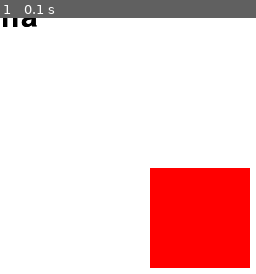
Above: before the commit, frame 1.
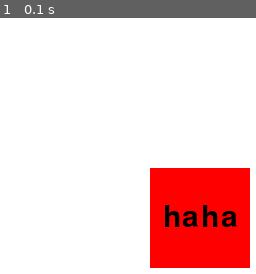
Above: after the commit, the same moment.

Repository: migouche/DojoGame
Game: pygame game, started from my-tests/buttons.py
The game is run twice, just before and just after one commit, with the same random seed, the same clock (stepped at 60 frames per second) and the same inputs.
Inputs:
- Up to frame 1 (0.1 s): no input

The runs differ from the first frame. In frame 1, 1.5% of the frame differs, in the area x 1-93%, y 0-82%.

Commit message:
removed quaternions annd changed some things here and there

Diff:
--- a/dojogame/dojoinputs/ui.py
+++ b/dojogame/dojoinputs/ui.py
@@ -12,7 +12,6 @@
 
         self.background.transform.set_parent(self.transform)
         self.background.transform.set_position(Vector2.zero())
-        self.background.transform.local_position = Vector2.zero()
 
         if self.foreground is not None:
             self.foreground.transform.set_parent(self.background.transform)
--- a/dojogame/dojomaths/quaternions.py
+++ /dev/null
@@ -1,9 +0,0 @@
-# dojomaths.quaternions.py
-
-
-class Quaternion:
-    def __init__(self, x, y, z, w):
-        self.x = x
-        self.y = y
-        self.z = z
-        self.w = w
--- a/dojogame/dojomaths/transform.py
+++ b/dojogame/dojomaths/transform.py
@@ -21,9 +21,9 @@
         self.local_position = self.position = Vector2.zero()
         self.local_rotation = self.rotation = 0
 
-        self.local_translation_matrix = self.\
-            local_rotation_matrix = self.\
-            local_scale_matrix = Matrix.empty(2, 2)
+        self.translation_matrix = self.\
+            rotation_matrix = self.\
+            scale_matrix = Matrix.empty(2, 2)
 
         self.set_position(pos, space)
         self.set_rotation(angle, space)
@@ -107,22 +107,22 @@
         return self.children[i]
 
     def update_position(self):
-        self.local_translation_matrix = self.local_position.to_matrix_column()
-        self.local_rotation_matrix = \
-            Matrix([[c := math.cos(self.local_rotation * Mathf.Deg2Rad),
-                     -(s := math.sin(self.local_rotation * Mathf.Deg2Rad))],
-                    [s, c]])
-        self.local_scale_matrix = Matrix([[self.local_scale.x, 0], [0, self.local_scale.y]])
-
         if self.parent is not None:
-            self.position = Vector2.from_matrix(self.parent.local_translation_matrix +
-                                                (self.parent.local_rotation_matrix *
-                                                 (self.parent.local_scale_matrix *
+            self.position = Vector2.from_matrix(self.parent.translation_matrix +
+                                                (self.parent.rotation_matrix *
+                                                 (self.parent.scale_matrix *
                                                   self.local_position.to_matrix_column())))
             self.rotation = self.parent.rotation + self.local_rotation
         else:
             self.position = self.local_position
             self.rotation = self.local_rotation
+
+        self.translation_matrix = self.position.to_matrix_column()
+        self.rotation_matrix = \
+            Matrix([[c := math.cos(self.rotation * Mathf.Deg2Rad),
+                     -(s := math.sin(self.rotation * Mathf.Deg2Rad))],
+                    [s, c]])
+        self.scale_matrix = Matrix([[self.local_scale.x, 0], [0, self.local_scale.y]])
 
     def update(self):  # TODO: Change?
         self.update_position()
--- a/examples/pong-old.py
+++ b/examples/pong-old.py
@@ -1,4 +1,5 @@
 from dojogame import *
+from pygame.constants import *
 
 can_start = False
 
